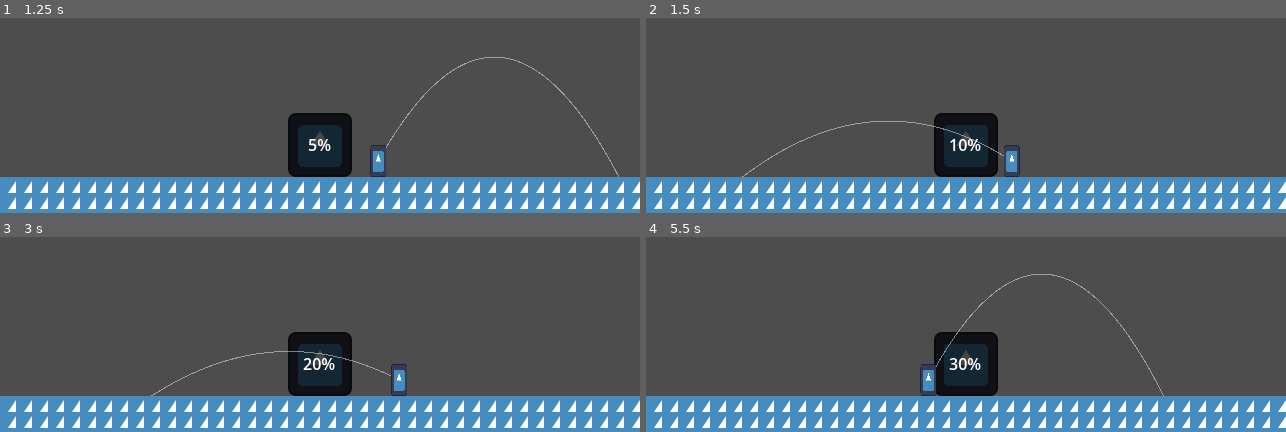
Above: before the commit, frames 1-4 (two rows, left to right).
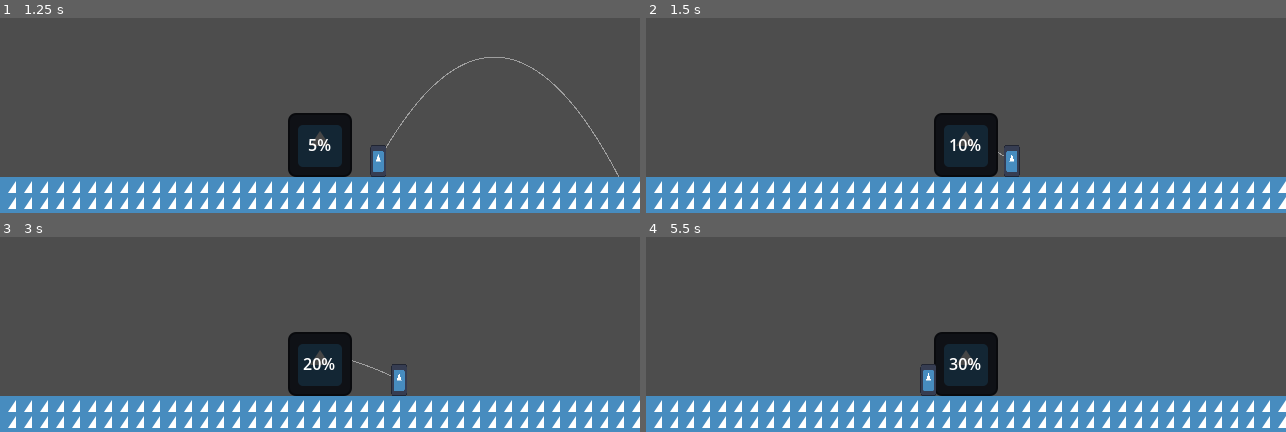
Above: after the commit, the same moments.

Repository: Platinumaniac/brickbat
Game: Godot game, scene res://src/core/game/Game.tscn
The game is run twice, just before and just after one commit, with the same random seed, the same clock (stepped at 60 frames per second) and the same inputs. The engine's default icon, where the game draws it, is replaced by a stand-in: a white triangle on a blue panel in a dark square.
Inputs (mouse positions are in pixels of both pictures, inside the frame that each line leads up to):
- Up to frame 1 (1.25 s): tap Enter at 0.5 s; move the mouse to (outside the picture) at 0.52 s; press the mouse at (outside the picture) at 0.53 s; hold D (move_right) from 0.53 s (still down)
- Up to frame 2 (1.5 s): move the mouse to (838, 51) at 1.27 s; release D (move_right) at 1.28 s; release the mouse at (838, 51) at 1.28 s; hold A (move_left) from 1.28 s (still down); click (838, 51) at 1.35 s
- Up to frame 3 (3 s): move the mouse to (outside the picture) at 2.02 s; release A (move_left) at 2.03 s; press the mouse at (outside the picture) at 2.03 s; hold D (move_right) from 2.03 s (still down); move the mouse to (288, 324) at 2.77 s; release the mouse at (288, 324) at 2.78 s; click (288, 324) at 2.85 s
- Up to frame 4 (5.5 s): move the mouse to (1158, 305) at 3.52 s; release D (move_right) at 3.53 s; press the mouse at (1158, 305) at 3.53 s; hold A (move_left) from 3.53 s (still down); move the mouse to (outside the picture) at 4.27 s; release the mouse at (outside the picture) at 4.28 s; click (outside the picture) at 4.35 s; move the mouse to (998, 252) at 5.02 s; press the mouse at (998, 252) at 5.03 s

Frame 1 is identical in both runs. In frame 2, 0.2% of the frame differs, in the area x 15-55%, y 52-82%; in frame 3, 0.2%; in frame 4, 0.3%, in the area x 45-81%, y 18-82%.

Commit message:
trajectory preview collides with enemies and buildings

Diff:
--- a/src/gameplay/brick/trajectory_preview.gd
+++ b/src/gameplay/brick/trajectory_preview.gd
@@ -6,7 +6,7 @@
 @export var steps: int = 90
 
 # we should also add the enemies layers if we want that
-@export_flags_2d_physics var collision_mask: int = 1
+@export_flags_2d_physics var collision_mask: int = 1 | 4 | 8
 
 @onready var _player: Player = get_parent() as Player
 
@@ -28,6 +28,7 @@
 		vel += Brick.ADDED_VELOCITY
 
 		var query = PhysicsRayQueryParameters2D.create(pos, next_pos, collision_mask)
+		query.collide_with_areas = true
 		var hit = space.intersect_ray(query)
 		if hit:
 			add_point(hit.position)
